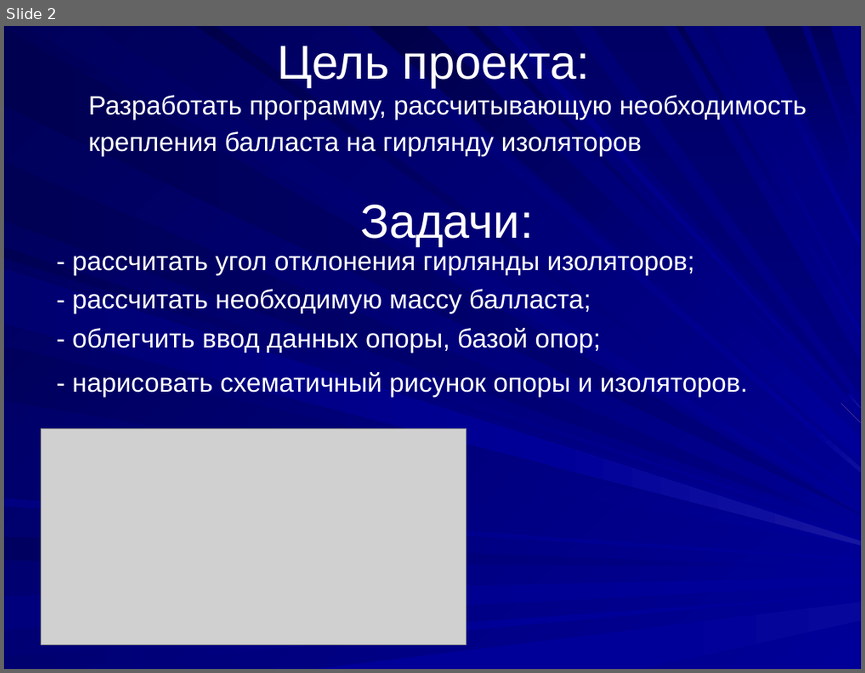
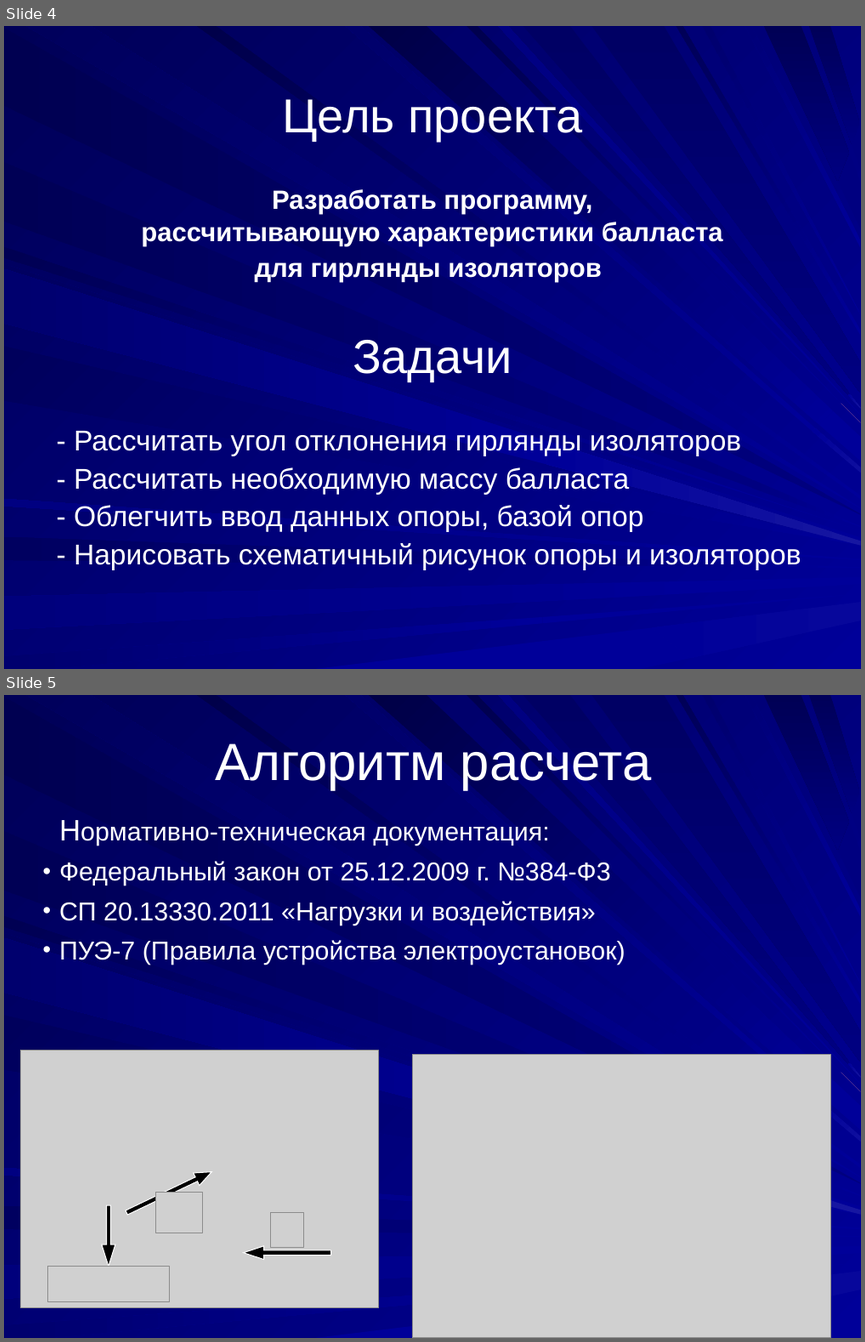
Before and after one commit to aleks311001/Project, a slide deck: Проект.ppt. Shown one above the other, each under a label of ours: slide 2 before the commit, slides 4 and 5 after it. The pictures are 865x673 and 865x1342 pixels, drawn with LibreOffice and Linux fonts; fonts in the diff are those of the drawing; grey boxes stand for pictures. Boxes give left, top, right and bottom in pixels: in the first picture for what was removed or moved away, otherwise in the second. Text is boxed around its words. In the diff, an @@ line names an element or a change of style, - is before the commit and + after.

```diff
--- a/Проект.ppt
+++ b/Проект.ppt
@@ slide 5 added at (4,695,861,1338), background gradient #000099 to #000057; not listed: 37 template elements that a slide beside it also shows @@
@@ title added at (215,743,652,790), 44 pt, text #FFFFFF @@
+Алгоритм расчета
@@ text added at (59,826,625,964), 21.7 pt, text #FFFFFF @@
+Нормативно-техническая документация:
+• Федеральный закон от 25.12.2009 г. №384-Ф3
+• СП 20.13330.2011 «Нагрузки и воздействия»
+• ПУЭ-7 (Правила устройства электроустановок)
@@ picture added at (21,1049,378,1308) @@
@@ picture added at (412,1054,830,1338) @@
@@ right arrow added at (124,1165,215,1219), fill #000000, outline #FFFFFF 0.74 pt @@
@@ picture added at (155,1192,203,1232) @@
@@ right arrow added at (101,1205,115,1266), fill #000000, outline #FFFFFF 0.74 pt @@
@@ picture added at (270,1212,304,1247) @@
@@ right arrow added at (243,1246,330,1259), fill #000000, outline #FFFFFF 0.74 pt @@
@@ picture added at (47,1265,170,1301) @@
@@ what was slide 2 is now slide 4 @@
@@ slide 4 changed as well @@
@@ title at (283,99,582,141): text changed @@
-Цель проекта:
+Цель проекта
@@ text at (141,189,723,282): text changed; bold on @@
-Разработать программу, рассчитывающую необходимость крепления балласта на гирлянду изоляторов
+Разработать программу,
+рассчитывающую характеристики балласта
+для гирлянды изоляторов
@@ text at (352,340,512,381): text changed @@
-Задачи:
+Задачи
@@ picture removed at (41,428,466,644) @@
@@ text at (74,431,800,570): text changed; size 22.2 to 24 pt @@
-- рассчитать угол отклонения гирлянды изоляторов;
-- рассчитать необходимую массу балласта;
-- облегчить ввод данных опоры, базой опор;
-- нарисовать схематичный рисунок опоры и изоляторов.
+- Рассчитать угол отклонения гирлянды изоляторов
+- Рассчитать необходимую массу балласта
+- Облегчить ввод данных опоры, базой опор
+- Нарисовать схематичный рисунок опоры и изоляторов
```
Also in this commit, not shown: 2 other slides changed, 5 other slides added, 1 slide removed, 5 other files.
